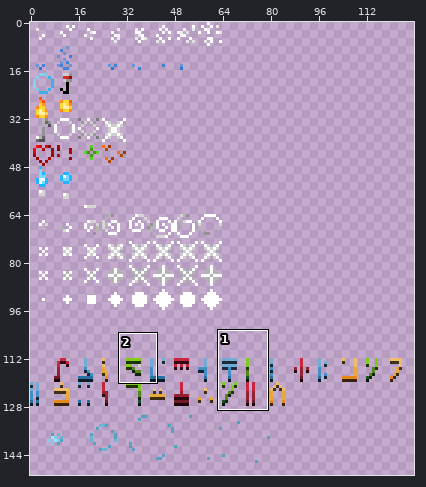
Edited in one commit: sprite sheet (assets/minecraft/textures/particle/particles.png). The picture above shows the old version from afar; the outline marks the close-up.
Close-up. The starting point:
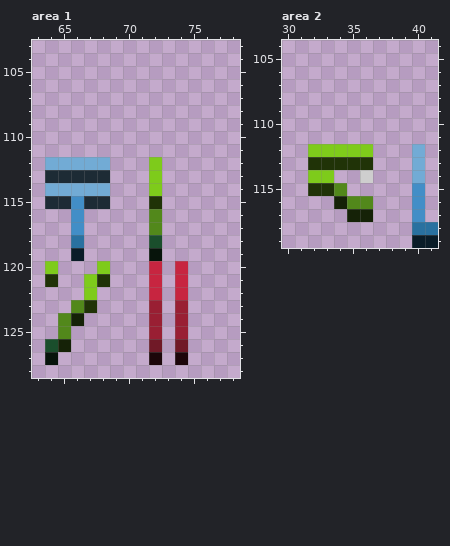
The file is 256x256 pixels. Colours within 5 levels of each other are drawn and written as one. Shown: area 1: x 63..78, y 103..128; area 2: x 30..41, y 104..119. The wide view leaves out empty margins. The commit also changed other parts of the picture, which this record leaves out.
The same view after the edit:
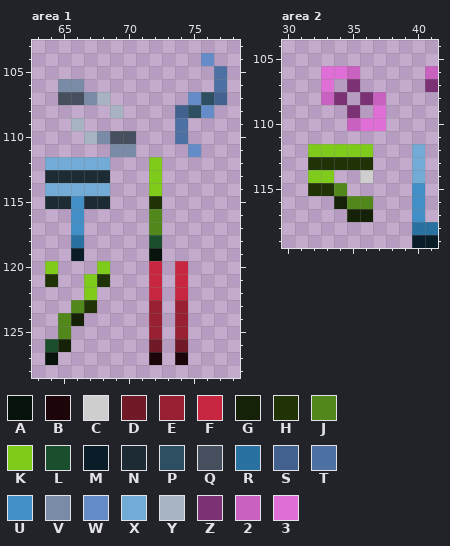
Palette (. is transparent): A #07140b  B #1c060a  C #cecece  D #701927  E #991f33  F #c72540  G #152207  H #203307  J #52881b  K #7ecb1b  L #1a4e2c  M #0a1c28  N #1d2b35  P #2e4e61  Q #454f5e  R #2971a0  S #43618f  T #4e71a4  U #428ec7  V #798ba6  W #638cc9  X #72abd5  Y #a7b2c2  Z #7a3274  2 #c961c1  3 #e06ed7
The exact change:
--- area 1
@@ x 63..78 @@
 103 ................
-104 ................
-105 ................
-106 ................
-107 ................
-108 ................
-109 ................
-110 ................
-111 ................
+104 .............W..
+105 ..............T.
+106 ..VV..........T.
+107 ..QQVY......WPS.
+108 ......Y....SPW..
+109 ...Y.......T....
+110 ....YVQQ...T....
+111 ......VV....W...
 112 .XXXXX...K......
--- area 2
@@ x 30..41 @@
 105 ............
-106 ............
-107 ............
-108 ............
-109 ............
-110 ............
+106 ...332.....2
+107 ...3.Z.....Z
+108 ...2Z.Z2....
+109 .....Z.3....
+110 .....233....
 111 ............
